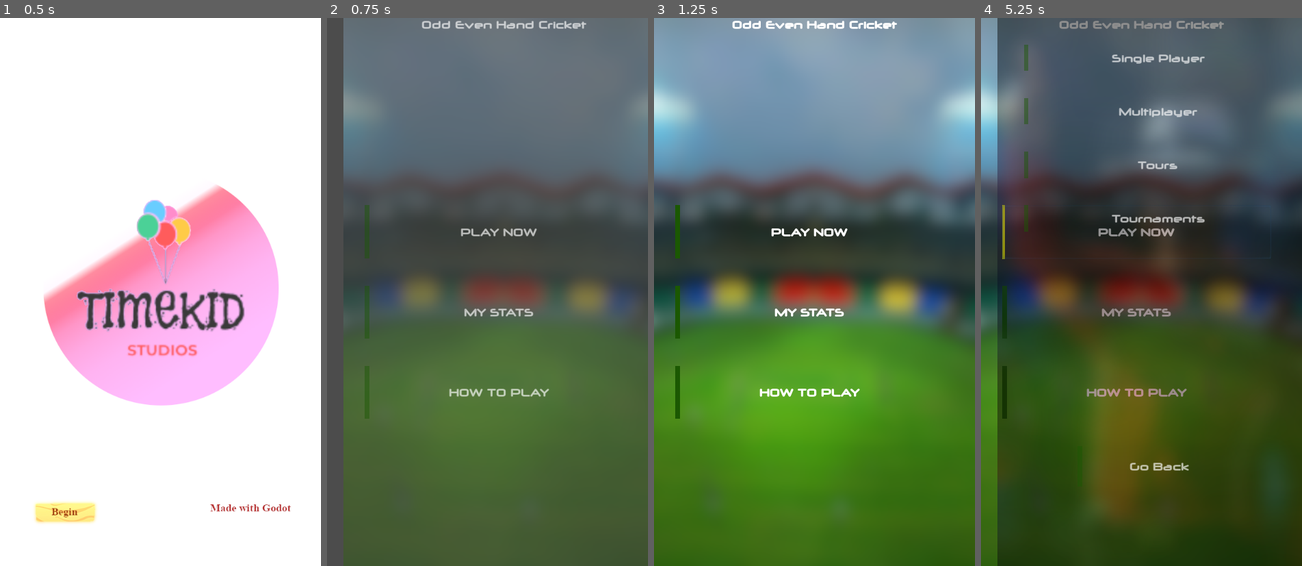
Above: before the commit, frames 1-4 (left to right).
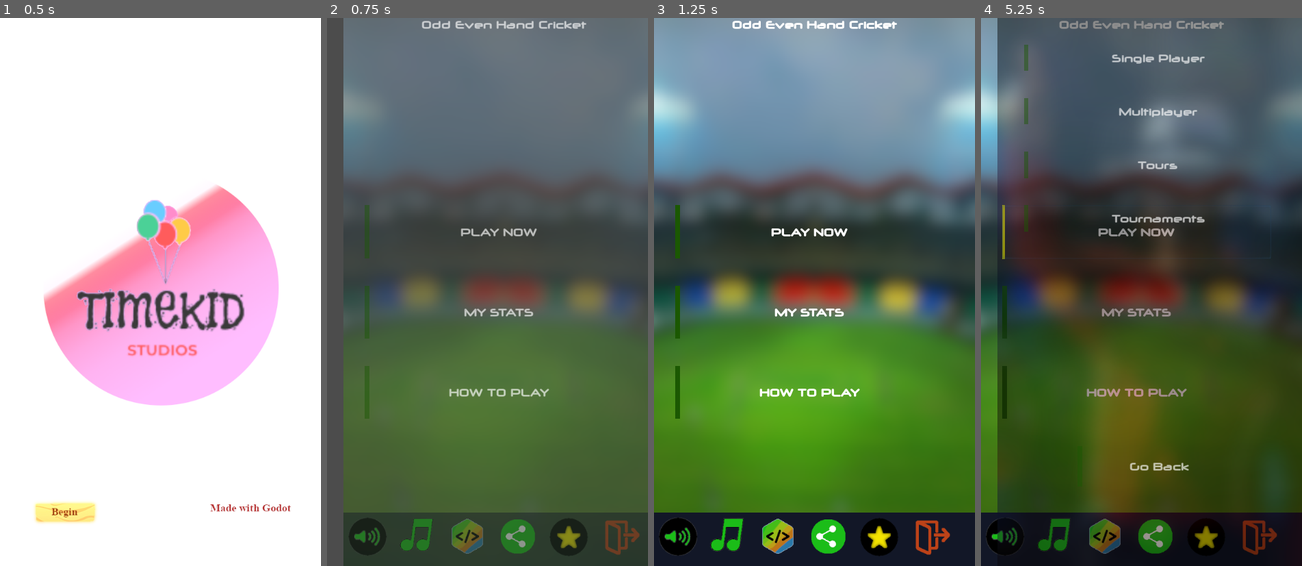
Above: after the commit, the same moments.

Repository: VivekThazhathattil/Simple-Cricket
Game: Godot game, scene res://scenes/loading_screen.tscn
Same seed, same stepped clock (60 frames per second), same inputs: the game is played once before the commit and once after it.
Inputs (mouse positions are in pixels of both pictures, inside the frame that each line leads up to):
- Up to frame 1 (0.5 s): no input
- Up to frame 2 (0.75 s): click (407, 511) at 0.5 s
- Up to frame 3 (1.25 s): no input
- Up to frame 4 (5.25 s): click (1003, 538) at 1.27 s; click (1054, 538) at 2.02 s; click (1106, 538) at 2.77 s; click (1154, 538) at 3.52 s; click (1205, 538) at 4.27 s; click "PLAY NOW" at 5 s

Frame 1 is identical in both runs. In frame 2, 9.2% of the frame differs, in the area x 5-100%, y 90-100%; in frame 3, 9.7%, in the area x 0-100%, y 90-100%; in frame 4, 9.6%.
Error after the commit: Invalid call. Nonexistent function 'set_texture' in base 'TextureButton'. (res://scenes/menu.gd:29)

Commit message:
bottom panel

Diff:
--- a/project.godot
+++ b/project.godot
@@ -19,6 +19,8 @@
 run/main_scene="res://scenes/loading_screen.tscn"
 boot_splash/image="res://sprites/loading_screen.png"
 config/icon="res://sprites/icon.png"
+config/auto_accept_quit=false
+config/quit_on_go_back=false
 
 [autoload]
 
--- a/scenes/menu.gd
+++ b/scenes/menu.gd
@@ -19,3 +19,18 @@
 func _on_HOW_TO_PLAY_pressed():
 	var ins = how_to_play.instance()
 	self.add_child(ins)
+
+func _on_exit_pressed():
+	queue_free()
+	get_tree().quit()
+
+func _on_music_off_pressed():
+	if $bg_music.volume_db == 0:
+		$bottom_panel/panel_container/music_off.set_texture("res://sprites/music_off.png")
+		$bg_music.volume_db = -80
+	else:
+		$bottom_panel/panel_container/music_on.set_texture("res://sprites/music_on.png")
+		$bg_music.volume_db = 0
+
+func _on_sound_off_pressed():
+	pass # Replace with function body.
--- a/scenes/menu.tscn
+++ b/scenes/menu.tscn
@@ -6,6 +6,12 @@
 [ext_resource path="res://texture/button_theme.tres" type="Theme" id=4]
 [ext_resource path="res://transition_anim.tscn" type="PackedScene" id=5]
 [ext_resource path="res://audio/youre_not_that_funky.wav" type="AudioStream" id=6]
+[ext_resource path="res://sprites/rate_us.png" type="Texture" id=7]
+[ext_resource path="res://sprites/share.png" type="Texture" id=8]
+[ext_resource path="res://sprites/exit.png" type="Texture" id=9]
+[ext_resource path="res://sprites/music_on.png" type="Texture" id=10]
+[ext_resource path="res://sprites/sound_on.png" type="Texture" id=11]
+[ext_resource path="res://sprites/credits.png" type="Texture" id=12]
 
 [node name="menu" type="Node2D"]
 modulate = Color( 1, 1, 1, 0 )
@@ -84,6 +90,65 @@
 [node name="bg_music" type="AudioStreamPlayer2D" parent="."]
 stream = ExtResource( 6 )
 autoplay = true
+
+[node name="bottom_panel" type="Node2D" parent="."]
+
+[node name="ColorRect" type="ColorRect" parent="bottom_panel"]
+margin_top = 924.0
+margin_right = 600.0
+margin_bottom = 1024.0
+rect_min_size = Vector2( 600, 100 )
+color = Color( 0.0705882, 0.0901961, 0.152941, 1 )
+__meta__ = {
+"_edit_use_anchors_": false
+}
+
+[node name="panel_container" type="HBoxContainer" parent="bottom_panel"]
+margin_top = 924.0
+margin_right = 600.0
+margin_bottom = 1024.0
+rect_min_size = Vector2( 600, 100 )
+__meta__ = {
+"_edit_use_anchors_": false
+}
+
+[node name="sound_off" type="TextureButton" parent="bottom_panel/panel_container"]
+margin_right = 90.0
+margin_bottom = 100.0
+texture_normal = ExtResource( 11 )
+
+[node name="music_off" type="TextureButton" parent="bottom_panel/panel_container"]
+margin_left = 94.0
+margin_right = 184.0
+margin_bottom = 100.0
+texture_normal = ExtResource( 10 )
+
+[node name="credits" type="TextureButton" parent="bottom_panel/panel_container"]
+margin_left = 188.0
+margin_right = 278.0
+margin_bottom = 100.0
+texture_normal = ExtResource( 12 )
+
+[node name="share" type="TextureButton" parent="bottom_panel/panel_container"]
+margin_left = 282.0
+margin_right = 372.0
+margin_bottom = 100.0
+texture_normal = ExtResource( 8 )
+
+[node name="rate_us" type="TextureButton" parent="bottom_panel/panel_container"]
+margin_left = 376.0
+margin_right = 466.0
+margin_bottom = 100.0
+texture_normal = ExtResource( 7 )
+
+[node name="exit" type="TextureButton" parent="bottom_panel/panel_container"]
+margin_left = 470.0
+margin_right = 560.0
+margin_bottom = 100.0
+texture_normal = ExtResource( 9 )
 [connection signal="pressed" from="Container/PLAY NOW" to="." method="_on_PLAY_NOW_pressed"]
 [connection signal="pressed" from="Container/MY PROFILE" to="." method="_on_MY_PROFILE_pressed"]
 [connection signal="pressed" from="Container/HOW TO PLAY" to="." method="_on_HOW_TO_PLAY_pressed"]
+[connection signal="pressed" from="bottom_panel/panel_container/sound_off" to="." method="_on_sound_off_pressed"]
+[connection signal="pressed" from="bottom_panel/panel_container/music_off" to="." method="_on_music_off_pressed"]
+[connection signal="pressed" from="bottom_panel/panel_container/exit" to="." method="_on_exit_pressed"]
Not shown, added: audio/bg_music.wav.import
Not shown, added: audio/bg_music2.wav.import
Not shown: 1 places in scenes/menu.tscn that only renumber resources
Binary file added: sprites/credits.png
Not shown, added: sprites/credits.png.import
Binary file added: sprites/exit.png
Binary file added: sprites/music_off.png
Not shown, added: sprites/music_off.png.import
Binary file added: sprites/music_on.png
Not shown, added: sprites/music_on.png.import
Binary file added: sprites/rate_us.png
Not shown, added: sprites/rate_us.png.import
(and 9 more such lines)
